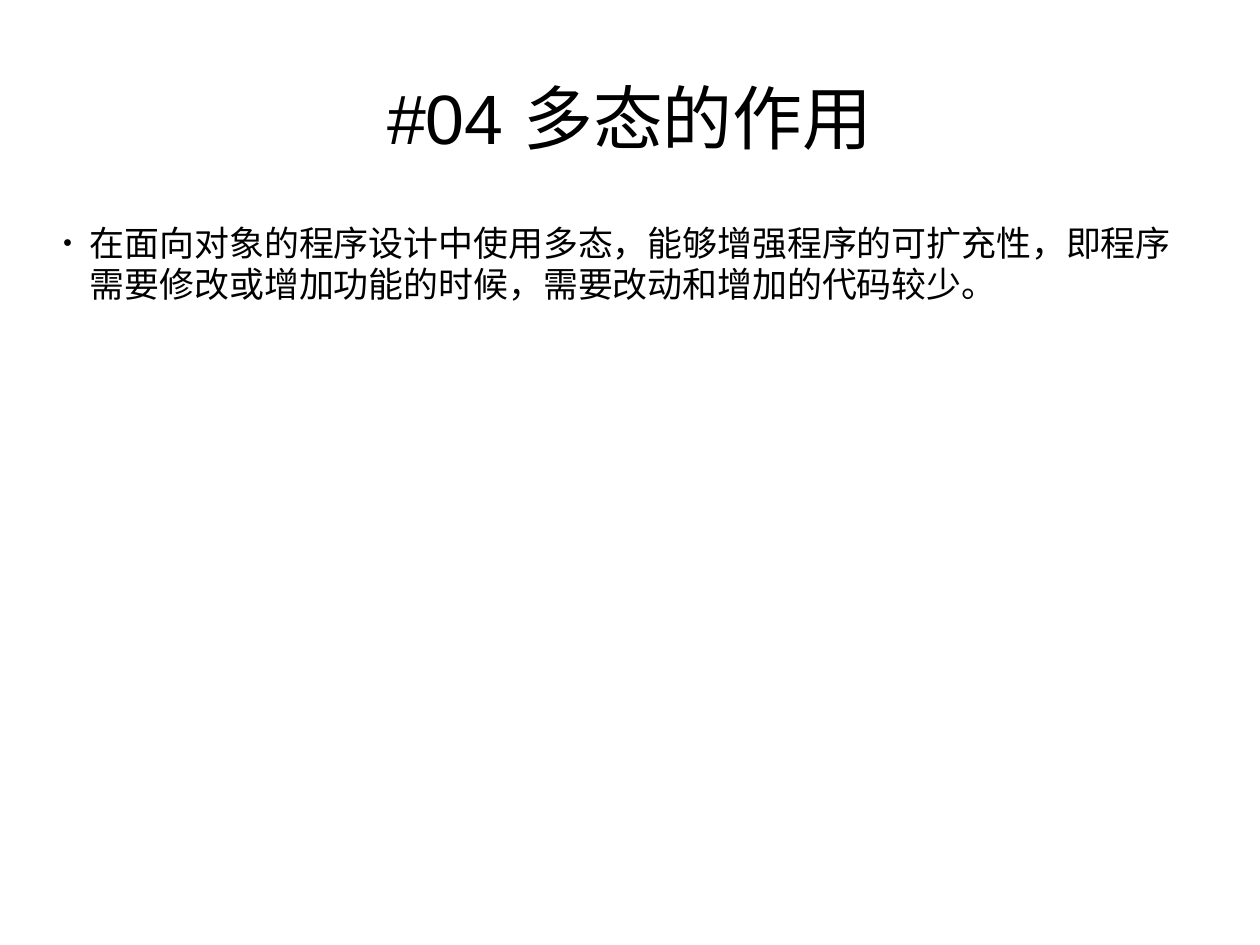
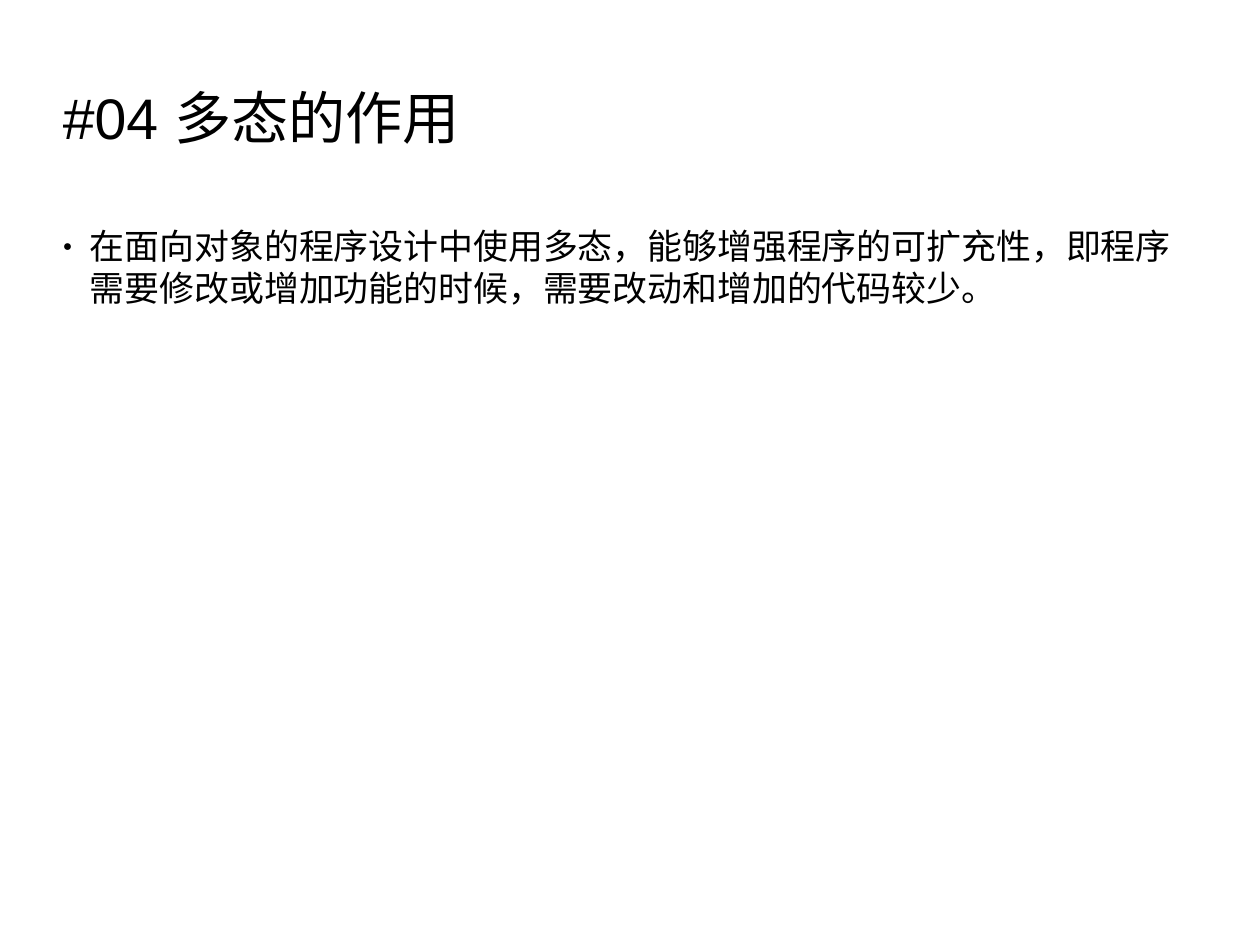
Before and after one commit to botaichang/cplus_slides, a slide deck: slide 5 of c++deep022_虚函数与多态.pptx. Drawn at 1260x945 pixels with LibreOffice and Linux fonts; fonts in the diff are those of the drawing; background and template pictures are left out. Boxes give left, top, right and bottom in pixels: in the first picture for what was removed or moved away, otherwise in the second. Text is boxed around its words. In the diff, an @@ line names an element or a change of style, - is before the commit and + after.

```diff
--- a/c++deep022_虚函数与多态.pptx
+++ b/c++deep022_虚函数与多态.pptx
@@ text "#04 多态的作用": place and size @@
-text "#04 多态的作用" at [387,85,872,150]
+text "#04 多态的作用" at [63,90,460,144]
@@ text "#04 多态的作用" at [63,90,460,144]: size 44 to 36 pt; alignment centre to left @@
@@ text "在面向对象的程序设计中使用多态，能够增强程序的可扩充性，即程序需要修改或增加功能的时候，需要改动和增加的代码较少。": place and size @@
-text "在面向对象的程序设计中使用多态，能够增强程序的可扩充性，即程序需要修改或增加功能的时候，需要改动和增加的代码较少。" at [90,226,1171,301]
+text "在面向对象的程序设计中使用多态，能够增强程序的可扩充性，即程序需要修改或增加功能的时候，需要改动和增加的代码较少。" at [90,229,1171,305]
```
Also in this commit, not shown: 4 other slides changed, 6 slides added, 5 other files.
